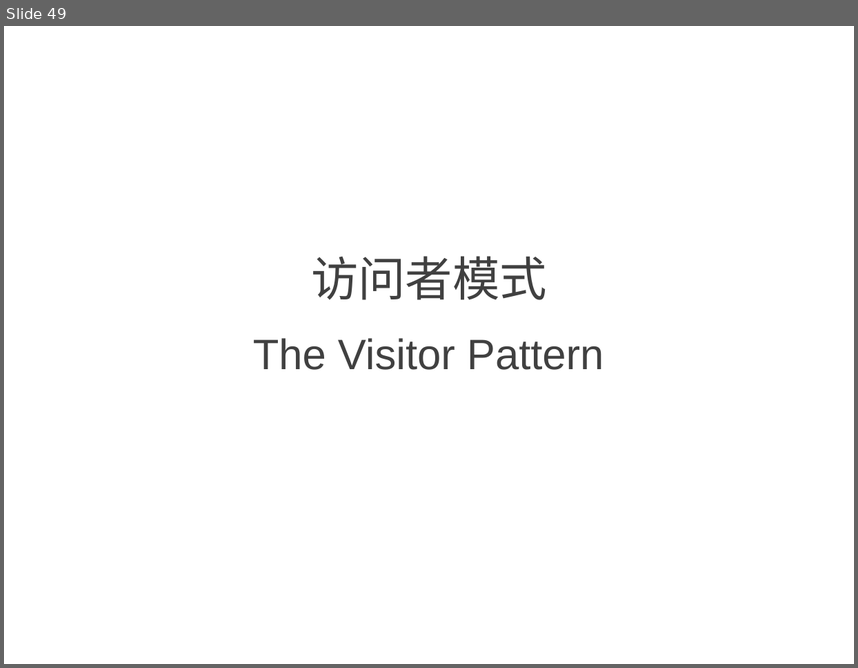
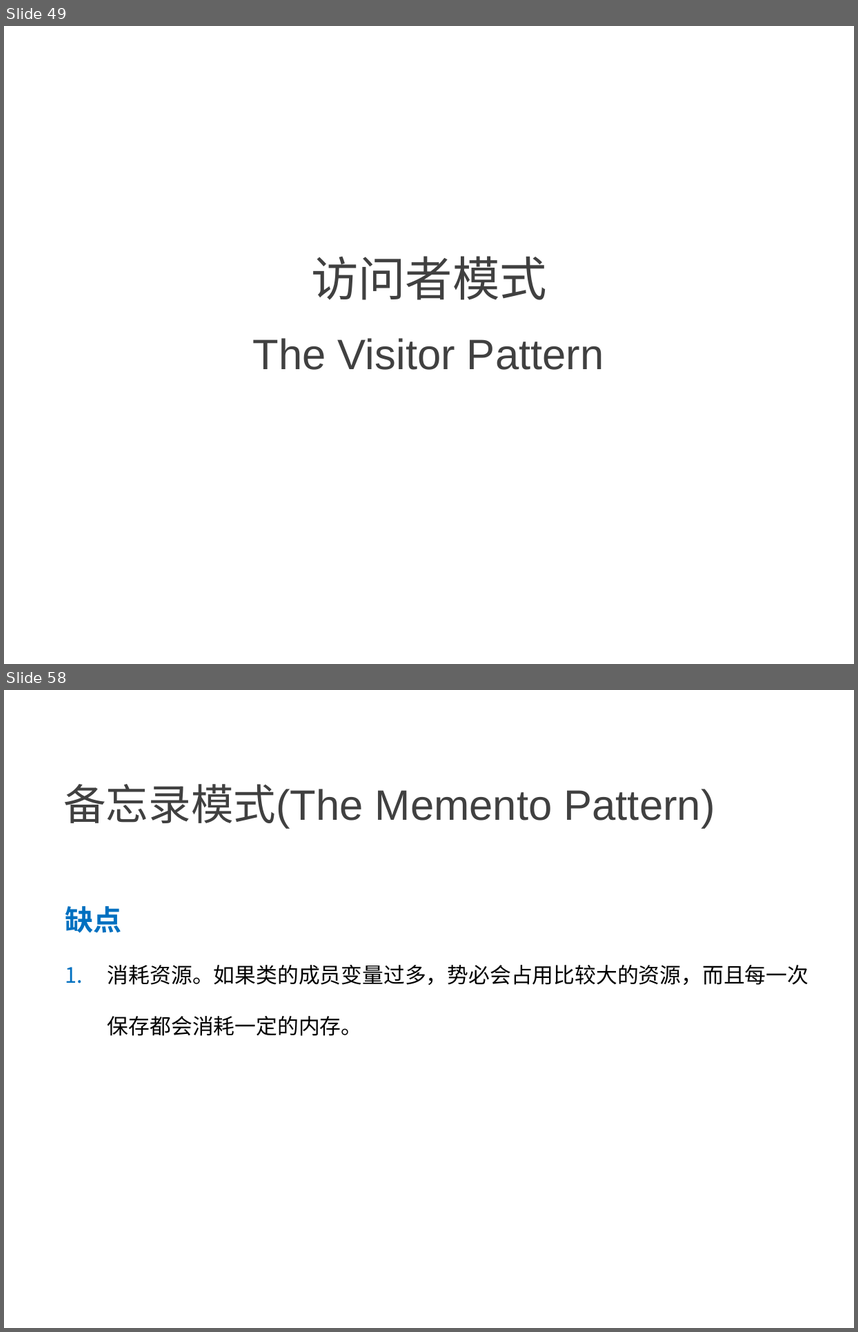
Before and after one commit to NewGr8Player/My-PPT, a slide deck: Design pattern/4.设计模式-行为型模式.pptx. Shown one above the other, each under a label of ours: slide 49 before the commit, slides 49 and 58 after it; the slides between them are not shown. The pictures are 858x668 and 858x1332 pixels, drawn with LibreOffice and Linux fonts; fonts in the diff are those of the drawing. Boxes give left, top, right and bottom in pixels: in the first picture for what was removed or moved away, otherwise in the second. Text is boxed around its words. In the diff, an @@ line names an element or a change of style, - is before the commit and + after.

```diff
--- a/Design pattern/4.设计模式-行为型模式.pptx
+++ b/Design pattern/4.设计模式-行为型模式.pptx
@@ slide 58 added at (4,690,854,1328), background #FFFFFF @@
@@ text added at (63,784,715,829), 36 pt, text #404040 @@
+备忘录模式(The Memento Pattern)
@@ text added at (65,906,809,1036), 18 pt, text #000000 @@
+缺点
+1. 消耗资源。如果类的成员变量过多，势必会占用比较大的资源，而且每一次保存都会消耗一定的内存。
```
Also in this commit, not shown: 2 slides changed, 7 other slides added.
